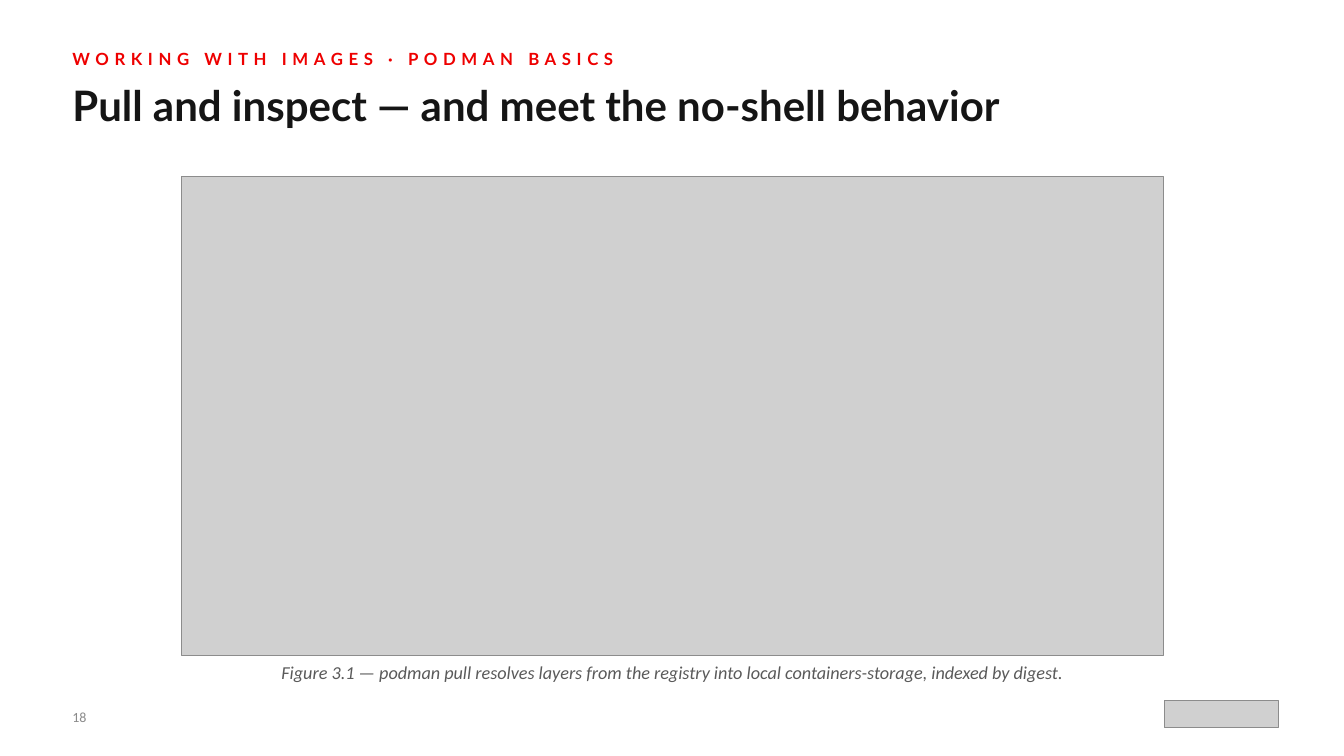
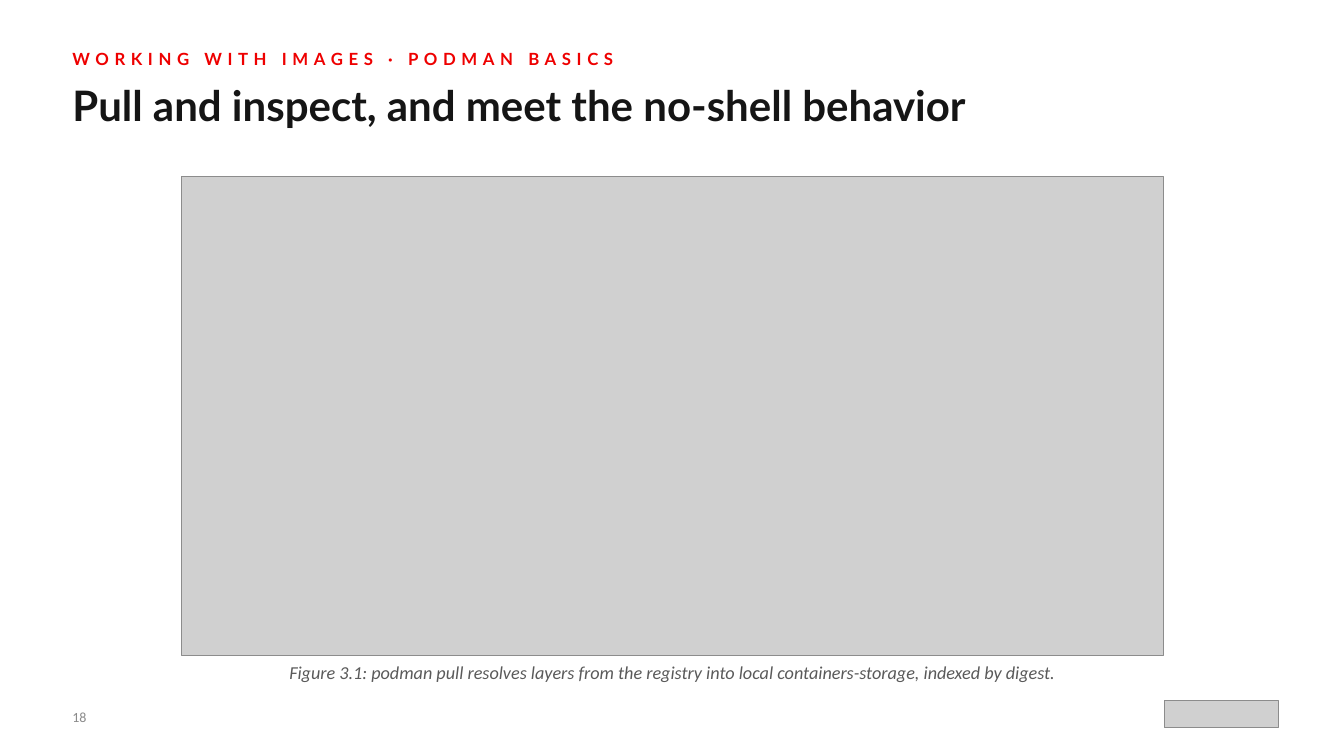
Before and after one commit to patterncatalyst/hummingbird-tutorial, a slide deck: slide 18 of presentations/hummingbird-overview.pptx. Drawn at 1344x756 pixels with LibreOffice and Linux fonts; fonts in the diff are those of the drawing; grey boxes stand for pictures. Boxes give left, top, right and bottom in pixels: in the first picture for what was removed or moved away, otherwise in the second. Text is boxed around its words. In the diff, an @@ line names an element or a change of style, - is before the commit and + after.

```diff
--- a/presentations/hummingbird-overview.pptx
+++ b/presentations/hummingbird-overview.pptx
@@ text at (72,89,965,128): text changed @@
-Pull and inspect — and meet the no-shell behavior
+Pull and inspect, and meet the no-shell behavior
@@ text at (289,666,1055,682): text changed @@
-Figure 3.1 — podman pull resolves layers from the registry into local containers-storage, indexed by digest.
+Figure 3.1: podman pull resolves layers from the registry into local containers-storage, indexed by digest.
```
Also in this commit, not shown: 32 other slides changed, 4 other files.
